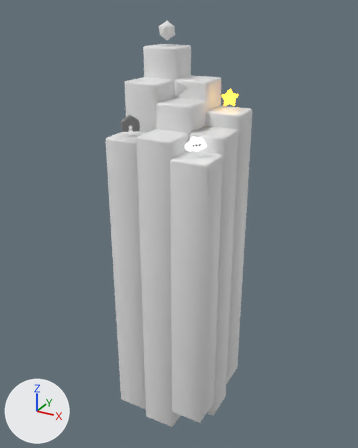
Renders of the glTF model public/assets/scene.glb from each side of a commit.
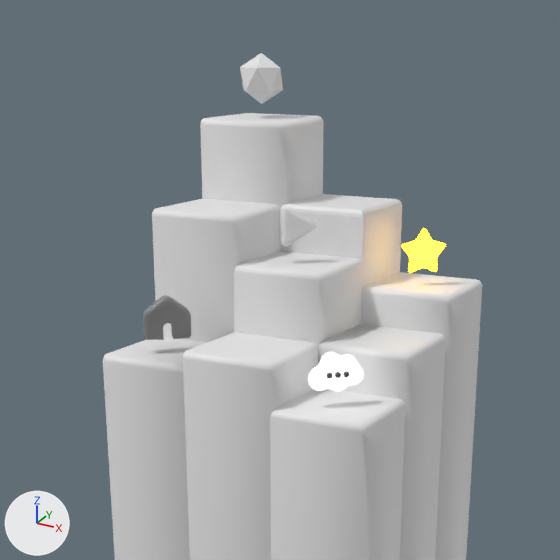
Each version is shown whole from a camera (50 mm lens) standing at (142.2, -251.2, 116.8) and looking at (7.4, -6.2, -5.7), then close up on the part from 18% to 79% of the width and 0% to 48% of the height. Lighting does not change. The marker at lower left points along +X, +Y and +Z. Where no turn or scale is listed for an object, it has been applied to the vertices.
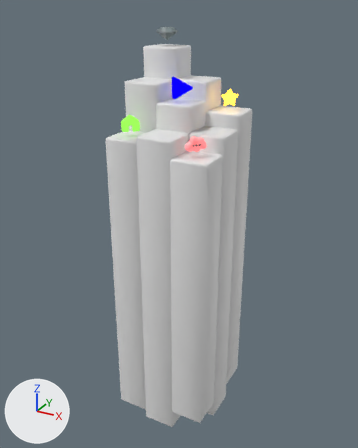
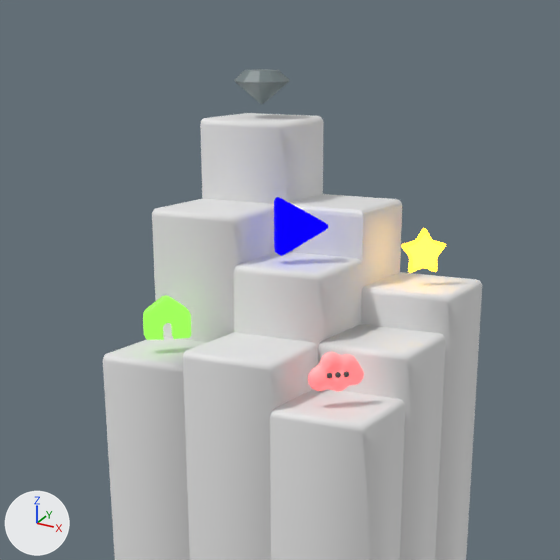
Boxes (x1, y1, x2, y2) around the edits, measured in the close-ups (560 x 560 px):
'starticon', recoloured, surface changed, rescaled (41% wider, 46% taller)
    before: (280, 206, 318, 246)
    after: (274, 197, 328, 256)
'cloud', recoloured
    both: (308, 352, 364, 392)
'house', recoloured, surface changed (grey to green)
    both: (143, 295, 191, 340)
'Icosphere', deleted
    before: (240, 53, 283, 104)
'Diamond', added
    after: (234, 69, 290, 105)

The change in detail:
Material 'Material.004' (mat_material_004) changes colour from white #ececec to black #000000; in linear values from (0.836, 0.836, 0.836) to (0.0, 0.0, 0.0).
In material 'Material.004' (mat_material_004), metallic goes from 0.0 to 1.0.
In material 'Material.004' (mat_material_004), emission_strength is now set to 1.0.
In material 'Material.004' (mat_material_004), emission_color is now set to (0.00297, 0.0, 1.0), blue #0a00ff.
In material 'Material.003' (mat_material_003), emission_color is now set to (1.0, 0.0172, 0.0284), red #ff232f.
Material 'Pink' (mat_pink) changes colour from grey #858585 to black #000000; in linear values from (0.233, 0.233, 0.233) to (0.0, 0.0, 0.0).
In material 'Pink' (mat_pink), emission_strength is now set to 1.0.
In material 'Pink' (mat_pink), emission_color is now set to (0.35, 1.0, 0.0958), green #a0ff57.
Material 'Diamond' (mat_diamond) is new.
Its base color is (0.17, 0.262, 0.276) (cyan #738c8f).
Its roughness is 0.418.
Its ior is 2.45.
Its transmission weight is 0.514.
Mesh me_diamond is new.
It has 24 vertices, 44 faces and spans x -5.94..6.19, y -6.13..6.13, z -4.95..2.17.
It uses material mat_diamond (cyan #738c8f).
Object 'Icosphere' (ob_icosphere) is deleted.
Object 'starticon' (ob_starticon) is rescaled from (1.0, 1.0, 1.0) to (1.46, 1.46, 1.46).
Object 'Diamond' (ob_diamond) is new; it shows me_diamond.
Its location is (-8.7, 9.1, 103.7).
